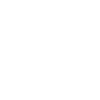
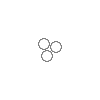
The second 100 × 100 image is a revision of the first. Changes to its layers:
renamed "Layer 1" to "Layer 2", painted on it over (38, 38, 62, 62)
